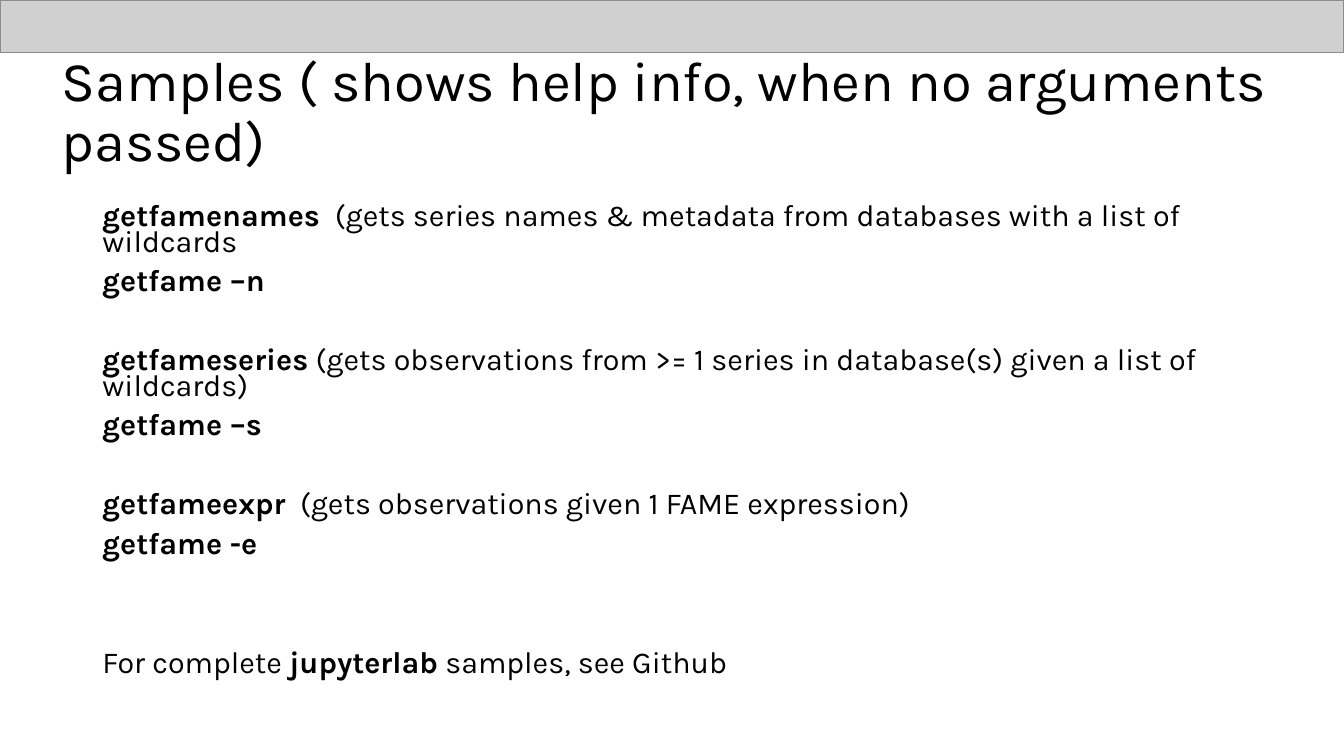
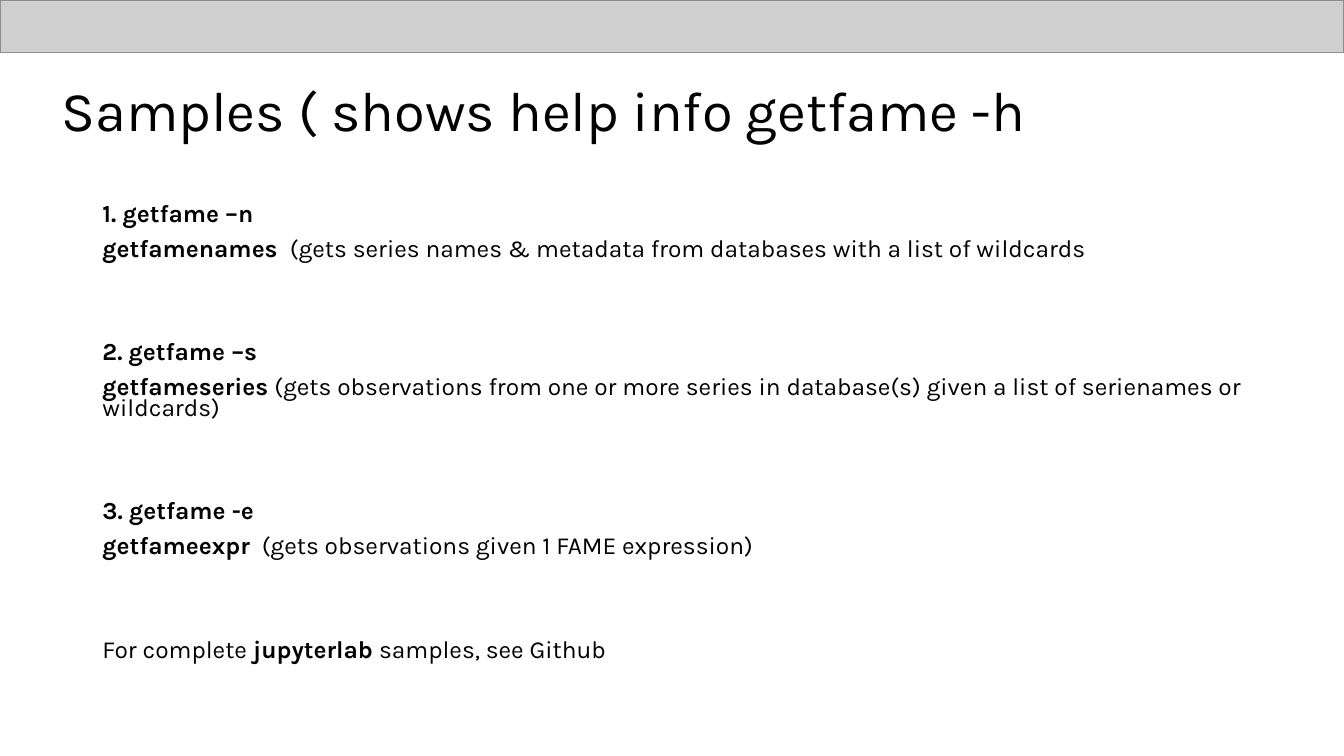
Before and after one commit to eriksoeb/getfame, a slide deck: slide 13 of getfame.pptx. Drawn at 1344x756 pixels with LibreOffice and Linux fonts; fonts in the diff are those of the drawing; grey boxes stand for pictures. Boxes give left, top, right and bottom in pixels: in the first picture for what was removed or moved away, otherwise in the second. Text is boxed around its words. In the diff, an @@ line names an element or a change of style, - is before the commit and + after.

```diff
--- a/getfame.pptx
+++ b/getfame.pptx
@@ title at [62, 92, 1025, 145]: text changed @@
-Samples ( shows help info, when no arguments passed)
+Samples ( shows help info getfame -h
@@ text at [102, 205, 253, 228]: paragraph added @@
+1. getfame –n
@@ text at [102, 239, 1085, 664]: size 21.7 to 17.5 pt in "getfamenames (gets series names & metadata from ...", "getfameexpr (gets observations given 1 FAME expression)", "For complete jupyterlab samples, see Github" @@
@@ text at [102, 343, 1240, 525]: text changed; size 21.7 to 17.5 pt @@
-getfame –n
-getfameseries (gets observations from >= 1 series in database(s) given a list of wildcards)
-getfame –s
+2. getfame –s
+getfameseries (gets observations from one or more series in database(s) given a list of serienames or wildcards)
+3. getfame -e
@@ text at [102, 533, 257, 562]: paragraph removed @@
-getfame -e
```
Also in this commit, not shown: 5 other slides changed, 2 slides added, 1 slide removed, 1 other file.
